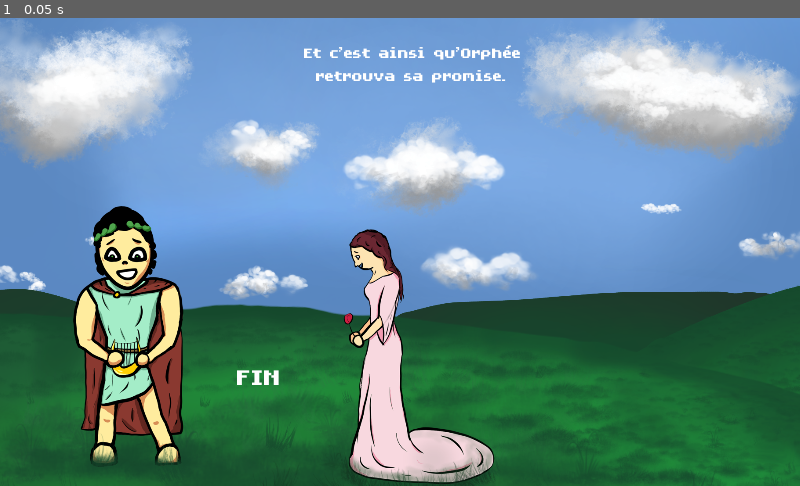
Above: before the commit, frame 1.
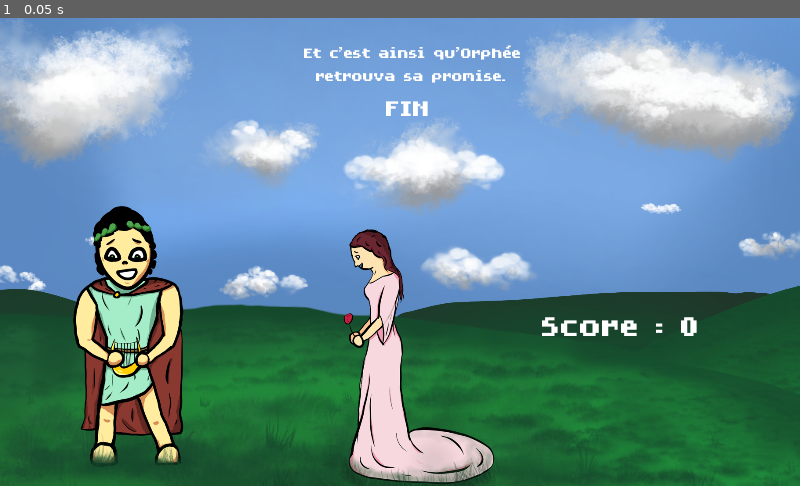
Above: after the commit, the same moment.

Repository: MarianPoirot/OrpheusHero
Game: Godot game, scene res://Scenes/UI/EndingUI.tscn
Two runs of this game, one before a commit and one after it. Both use one fixed random seed, a clock stepped at 60 frames per second and the inputs below. This scene is started directly instead of the project's main scene.
Inputs:
- Up to frame 1 (0.05 s): no input

The runs differ from the first frame. In frame 1, 0.6% of the frame differs, in the area x 29-88%, y 17-79%.
Error after the commit: Invalid set index 'text' (on base: 'null instance') with value of type 'String'. (res://Scripts/UI/EndingScript.gd:6)

Commit message:
Score en fin de partie

Diff:
--- a/Scenes/UI/EndingUI.tscn
+++ b/Scenes/UI/EndingUI.tscn
@@ -10,6 +10,10 @@
 
 [sub_resource type="DynamicFont" id=2]
 size = 50
+font_data = ExtResource( 2 )
+
+[sub_resource type="DynamicFont" id=3]
+size = 64
 font_data = ExtResource( 2 )
 
 [node name="EndingUI" type="Control"]
@@ -32,13 +36,21 @@
 align = 1
 autowrap = true
 
-[node name="Label" type="Label" parent="CanvasLayer"]
-margin_left = 155.779
-margin_top = 436.539
-margin_right = 506.779
-margin_bottom = 477.539
+[node name="End" type="Label" parent="CanvasLayer"]
+margin_left = 346.8
+margin_top = 92.0866
+margin_right = 697.8
+margin_bottom = 133.087
 custom_fonts/font = SubResource( 2 )
 text = "Fin"
 align = 1
 autowrap = true
 uppercase = true
+
+[node name="Score" type="Label" parent="CanvasLayer"]
+margin_left = 694.374
+margin_top = 364.194
+margin_right = 894.374
+margin_bottom = 415.194
+custom_fonts/font = SubResource( 3 )
+text = "Score : 0"
--- a/Scripts/UI/EndingScript.gd
+++ b/Scripts/UI/EndingScript.gd
@@ -2,10 +2,5 @@
 
 class_name UIEnding
 
-func hide():
-	for n in $CanvasLayer.get_children():
-		n.hide()
-
-func show():
-	for n in $CanvasLayer.get_children():
-		n.show()
+func _ready():
+	$CanvasLayer/ScoreLabel.text = "Score : " + str(Global.score);
--- a/Scripts/UI/GlobalScript.gd
+++ b/Scripts/UI/GlobalScript.gd
@@ -7,6 +7,3 @@
 var okay = 0
 var missed = 0
 var grade = "NA"
-
-func set_score(new):
-	score = new
Not shown: 1 places in Scenes/UI/EndingUI.tscn that only renumber resources
